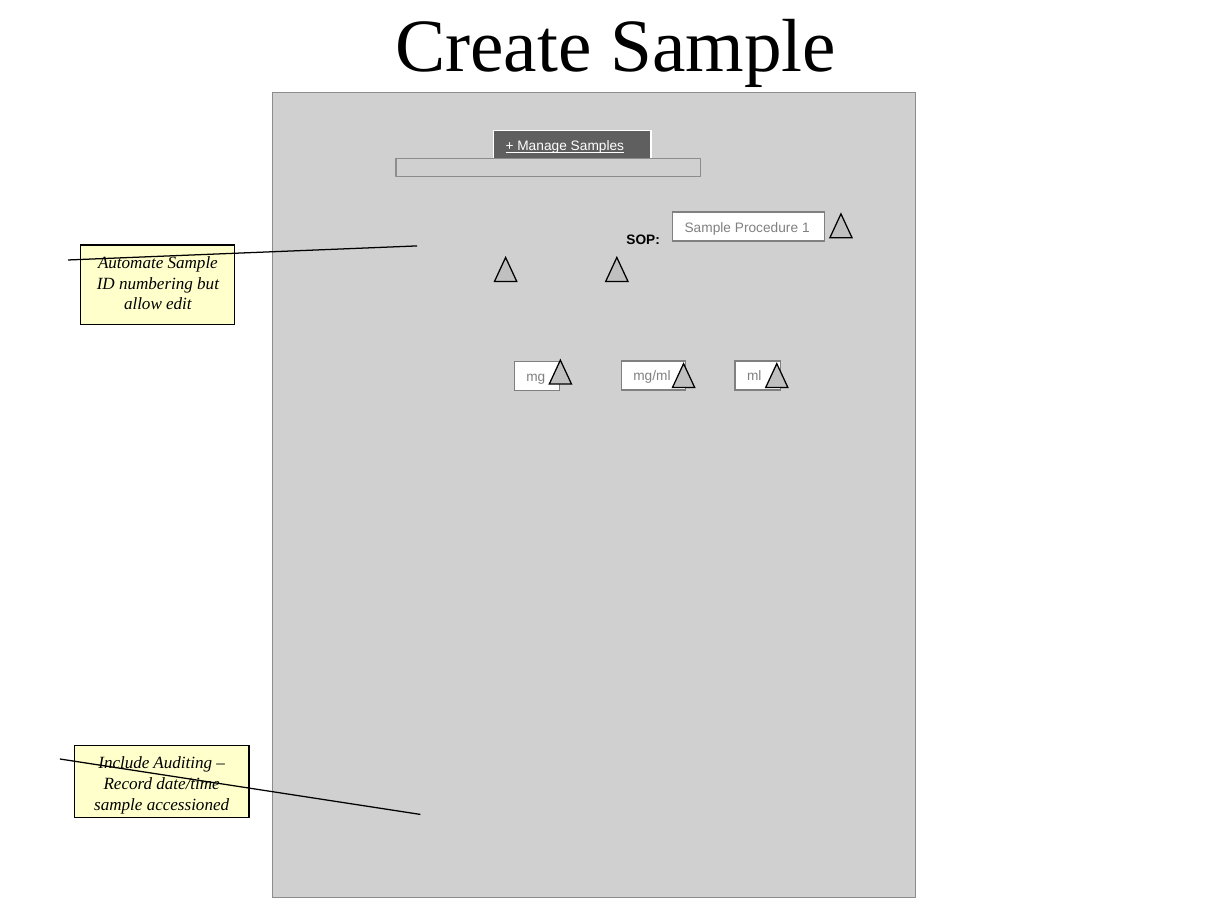
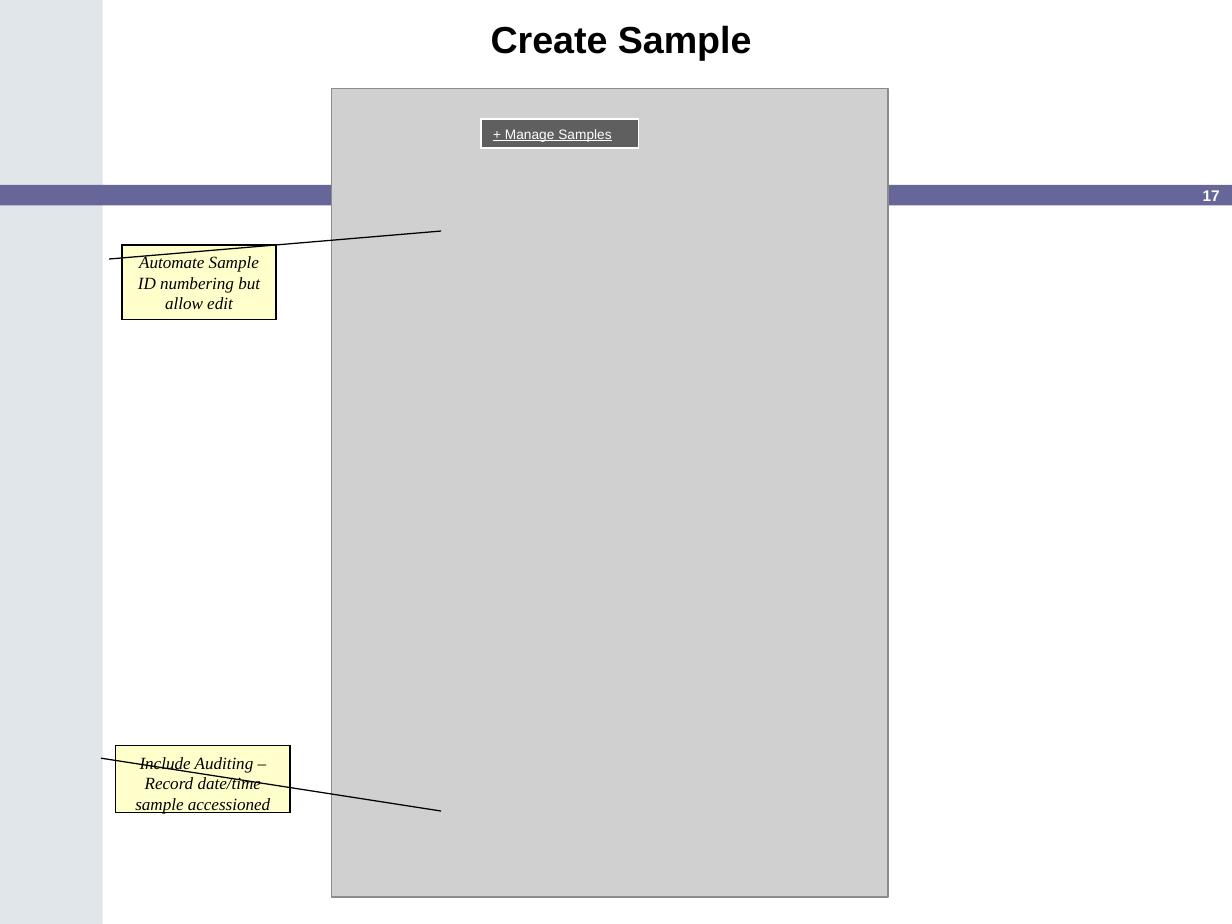
Before and after one commit to NCIP/cananolab, a slide deck: slide 17 of doc/wireframe/Wireframes.ppt (slide 20 before the commit). Drawn at 1232x924 pixels with LibreOffice and Linux fonts; fonts in the diff are those of the drawing; grey boxes stand for pictures; background and template pictures are left out. Boxes give left, top, right and bottom in pixels: in the first picture for what was removed or moved away, otherwise in the second. Text is boxed around its words. In the diff, an @@ line names an element or a change of style, - is before the commit and + after.

```diff
--- a/doc/wireframe/Wireframes.ppt
+++ b/doc/wireframe/Wireframes.ppt
@@ freeform shape added at (0,0,102,924), fill #E1E6EB @@
@@ text "Create Sample": place and size @@
-text "Create Sample" at (395,18,836,85)
+text "Create Sample" at (491,25,752,60)
@@ text "Create Sample" at (491,25,752,60): size 44 to 22 pt, font Times New Roman to Arial, bold on; line spacing 1 to 0.9; vertical alignment middle to bottom @@
@@ picture: place and size @@
-picture at (272,92,915,898)
+picture at (331,89,888,897)
@@ rectangle "+ Manage Samples": place and size @@
-rectangle "+ Manage Samples" at (494,131,652,160)
+rectangle "+ Manage Samples" at (480,120,638,149)
@@ picture removed at (397,159,701,176) @@
@@ rounded rectangle added at (0,185,1232,206), fill #666699 @@
@@ page number added at (1203,190,1220,201), 9 pt, text #FFFFFF, bold @@
+17
@@ text removed at (626,234,660,244) @@
-SOP:
@@ rectangle removed at (673,212,825,241) @@
-Sample Procedure 1
@@ triangle removed at (830,214,853,238) @@
@@ border callout "Automate Sample ID numbering but ..." at (122,245,276,319): proportions changed @@
@@ border callout "Automate Sample ID numbering but ...": place and size @@
-border callout "Automate Sample ID numbering but ..." at (81,245,235,325)
+border callout "Automate Sample ID numbering but ..." at (122,245,276,319)
@@ triangle removed at (494,257,516,281) @@
@@ triangle removed at (606,257,628,281) @@
@@ rectangle removed at (514,362,559,392) @@
-mg
@@ triangle removed at (549,360,572,383) @@
@@ rectangle removed at (621,361,685,391) @@
-mg/ml
@@ triangle removed at (673,363,695,387) @@
@@ rectangle removed at (736,361,781,391) @@
-ml
@@ triangle removed at (766,363,788,387) @@
@@ border callout "Include Auditing – Record date/time ...": place and size @@
-border callout "Include Auditing – Record date/time ..." at (74,745,249,817)
+border callout "Include Auditing – Record date/time ..." at (116,745,291,813)
@@ border callout "Include Auditing – Record date/time ..." at (116,745,291,813): proportions changed @@
```
Also in this commit, not shown: 17 other slides changed, 6 slides added, 9 slides removed.
